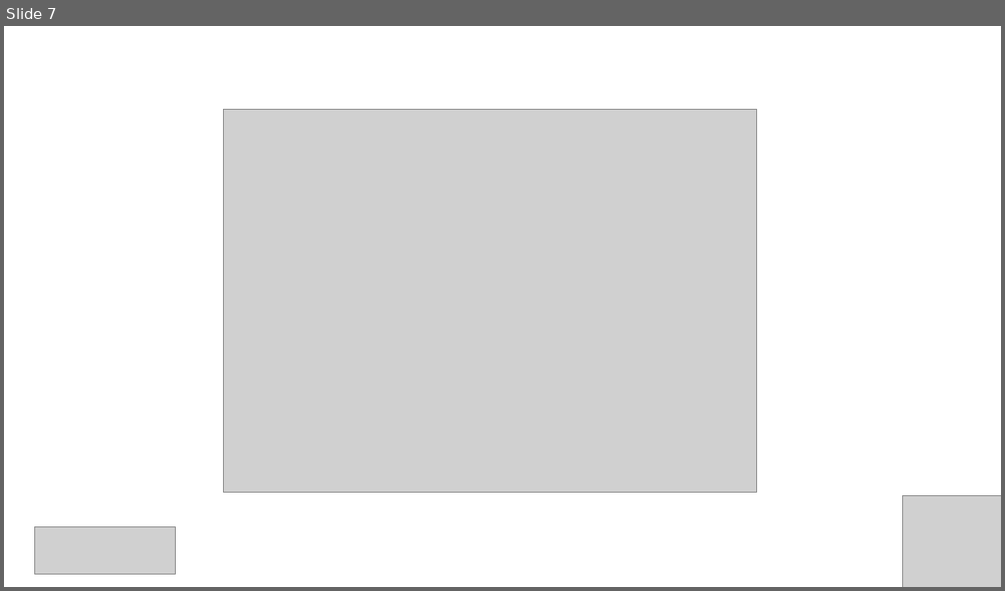
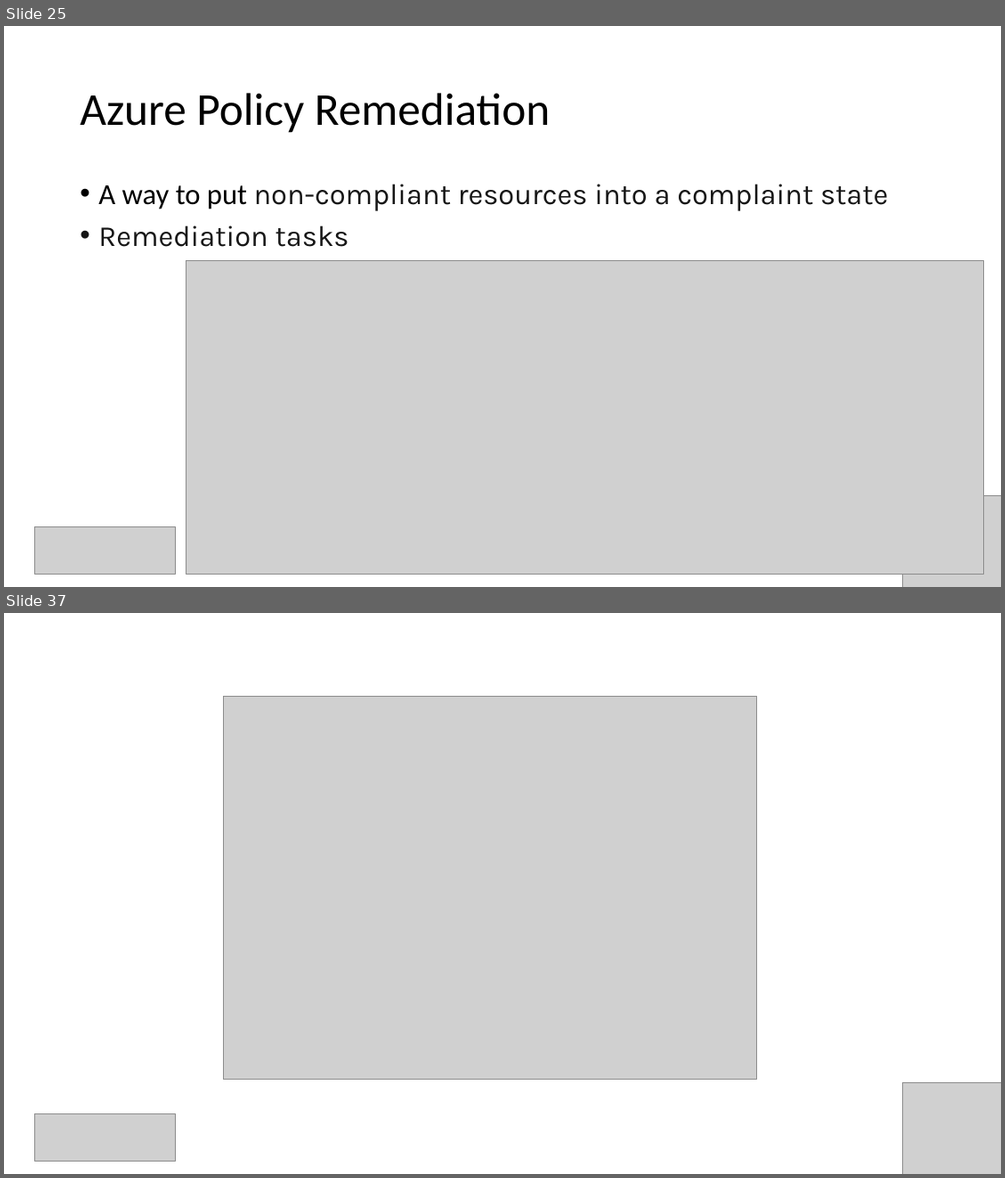
Before and after one commit to Infrastructure-AsCode/azure-policy-101, a slide deck: slides/workling-with-azure-policies.pptx. Shown one above the other, each under a label of ours: slide 7 before the commit, slides 25 and 37 after it; the slides between them are not shown. The pictures are 1005x591 and 1005x1178 pixels, drawn with LibreOffice and Linux fonts; fonts in the diff are those of the drawing; grey boxes stand for pictures. Boxes give left, top, right and bottom in pixels: in the first picture for what was removed or moved away, otherwise in the second. Text is boxed around its words. In the diff, an @@ line names an element or a change of style, - is before the commit and + after.

```diff
--- a/slides/workling-with-azure-policies.pptx
+++ b/slides/workling-with-azure-policies.pptx
@@ slide 25 added at box(4, 26, 1001, 587), background #FFFFFF @@
@@ title added at box(80, 93, 550, 133), 44 pt, text #000000 @@
+Azure Policy Remediation
@@ text added at box(98, 184, 888, 247), 28 pt, text #161616 @@
+• A way to put non-compliant resources into a complaint state
+• Remediation tasks
@@ picture added at box(186, 261, 984, 573) @@
@@ picture added at box(903, 495, 1001, 587) @@
@@ picture added at box(34, 526, 175, 573) @@
@@ what was slide 7 is now slide 37 @@
```
Also in this commit, not shown: 29 other slides added.
